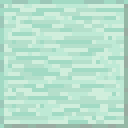
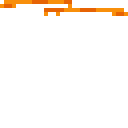
Layered file, before and after one edit (128x128). Changes by layer:
added layer "Rectangle 1" above "gunmetal_color_material_special_nerf" over [0, 0, 128, 16]
hid "gunmetal base copy 2" over [0, 0, 128, 128]
